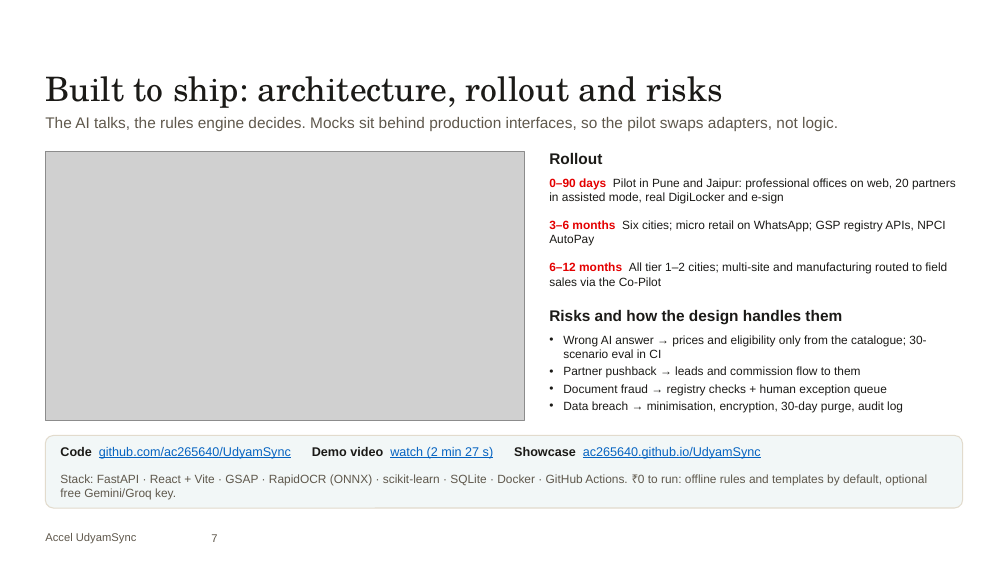
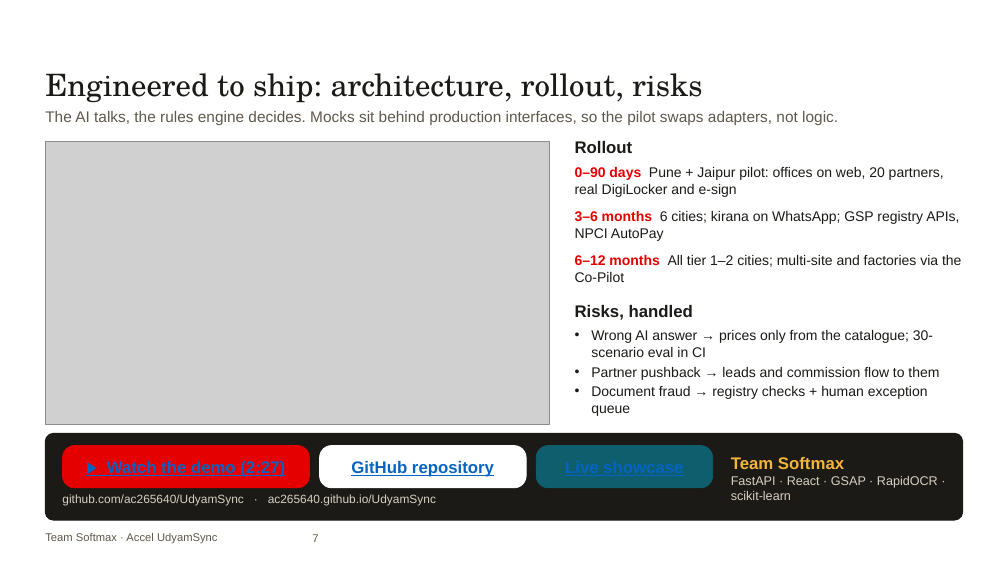
Before and after one commit to ac265640/UdyamSync, a slide deck: slide 7 of submission/UdyamSync_Submission.pptx. Drawn at 1008x567 pixels with LibreOffice and Linux fonts; fonts in the diff are those of the drawing; grey boxes stand for pictures; background and template pictures are left out. Boxes give left, top, right and bottom in pixels: in the first picture for what was removed or moved away, otherwise in the second. Text is boxed around its words. In the diff, an @@ line names an element or a change of style, - is before the commit and + after.

Commit message:
Submission deck v2: Team Softmax, prominent demo/GitHub links, live-platform screenshots and numbers

```diff
--- a/submission/UdyamSync_Submission.pptx
+++ b/submission/UdyamSync_Submission.pptx
@@ text at [45,73,702,103]: text changed; size 24 to 22 pt @@
-Built to ship: architecture, rollout and risks
+Engineered to ship: architecture, rollout, risks
@@ text "The AI talks, the rules ...": place and size @@
-text "The AI talks, the rules ..." at [45,117,838,131]
+text "The AI talks, the rules ..." at [45,111,838,125]
@@ picture: place and size @@
-picture at [45,151,524,420]
+picture at [45,141,549,424]
@@ text "Rollout": place and size @@
-text "Rollout" at [549,153,602,164]
+text "Rollout" at [575,141,633,153]
@@ text "Rollout" at [575,141,633,153]: size 11 to 12 pt @@
@@ text at [575,167,944,197]: text changed; size 8.5 to 10 pt @@
-0–90 days Pilot in Pune and Jaipur: professional offices on web, 20 partners in assisted mode, real DigiLocker and e-sign
+0–90 days Pune + Jaipur pilot: offices on web, 20 partners, real DigiLocker and e-sign
@@ text at [575,211,959,241]: text changed; size 8.5 to 10 pt @@
-3–6 months Six cities; micro retail on WhatsApp; GSP registry APIs, NPCI AutoPay
+3–6 months 6 cities; kirana on WhatsApp; GSP registry APIs, NPCI AutoPay
@@ text at [575,255,961,282]: text changed; size 8.5 to 10 pt @@
-6–12 months All tier 1–2 cities; multi-site and manufacturing routed to field sales via the Co-Pilot
+6–12 months All tier 1–2 cities; multi-site and factories via the Co-Pilot
@@ text "Wrong AI answer → prices ...": place and size @@
-text "Wrong AI answer → prices ..." at [563,335,926,412]
+text "Wrong AI answer → prices ..." at [591,330,939,416]
@@ text at [575,305,693,320]: text changed; size 11 to 12 pt @@
-Risks and how the design handles them
+Risks, handled
@@ text at [591,330,933,357]: text changed; size 8.5 to 10 pt @@
-• Wrong AI answer → prices and eligibility only from the catalogue; 30-scenario eval in CI
+• Wrong AI answer → prices only from the catalogue; 30-scenario eval in CI
@@ text at [591,367,939,416]: size 8.5 to 10 pt in "Partner pushback → leads and commission flow ...", "Document fraud → registry checks + human ..."; indent changed @@
@@ text at [563,401,903,412]: paragraph removed @@
-• Data breach → minimisation, encryption, 30-day purge, audit log
@@ rounded rectangle: place and size @@
-rounded rectangle at [45,435,963,508]
+rounded rectangle at [45,433,963,520]
@@ rounded rectangle at [45,433,963,520]: fill #F2F7F7 to #1B1A17; outline #E2DBCD 0.75 pt to #1B1A17 0.75 pt; proportions changed @@
@@ rounded rectangle added at [62,446,309,488], fill #E40000, outline #E40000 0.5 pt, 12 pt, text #0563C1, bold, underline @@
+▶ Watch the demo (2:27)
@@ rounded rectangle added at [320,446,526,488], fill #FFFFFF, outline #FFFFFF 0.5 pt, 12 pt, text #0563C1, bold, underline @@
+GitHub repository
@@ rounded rectangle added at [536,446,713,488], fill #0F5E6E, outline #0F5E6E 0.5 pt, 12 pt, text #0563C1, bold, underline @@
+Live showcase
@@ text removed at [60,474,927,500] @@
-Stack: FastAPI · React + Vite · GSAP · RapidOCR (ONNX) · scikit-learn · SQLite · Docker · GitHub Actions. ₹0 to run: offline rules and templates by default, optional free Gemini/Groq key.
@@ text added at [731,457,938,500], 9 pt, text #D8D0C0 @@
+Team Softmax
+FastAPI · React · GSAP · RapidOCR · scikit-learn
@@ text at [62,494,436,506]: text changed; size 9 to 8.5 pt; text colour #0563C1 to #D8D0C0 @@
-Code github.com/ac265640/UdyamSync Demo video watch (2 min 27 s) Showcase ac265640.github.io/UdyamSync
+github.com/ac265640/UdyamSync · ac265640.github.io/UdyamSync
@@ text at [45,533,218,544]: text changed @@
-Accel UdyamSync
+Team Softmax · Accel UdyamSync
@@ page number: place and size @@
-page number at [211,534,217,542]
+page number at [312,534,318,542]
```
Also in this commit, not shown: 5 other slides changed, 1 slide added, 1 slide removed, 7 other files.
